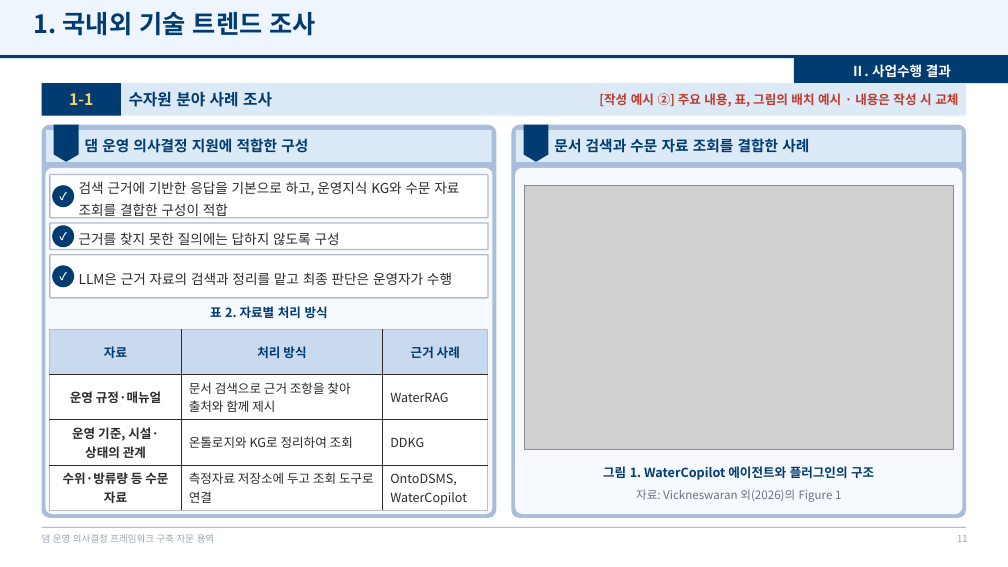
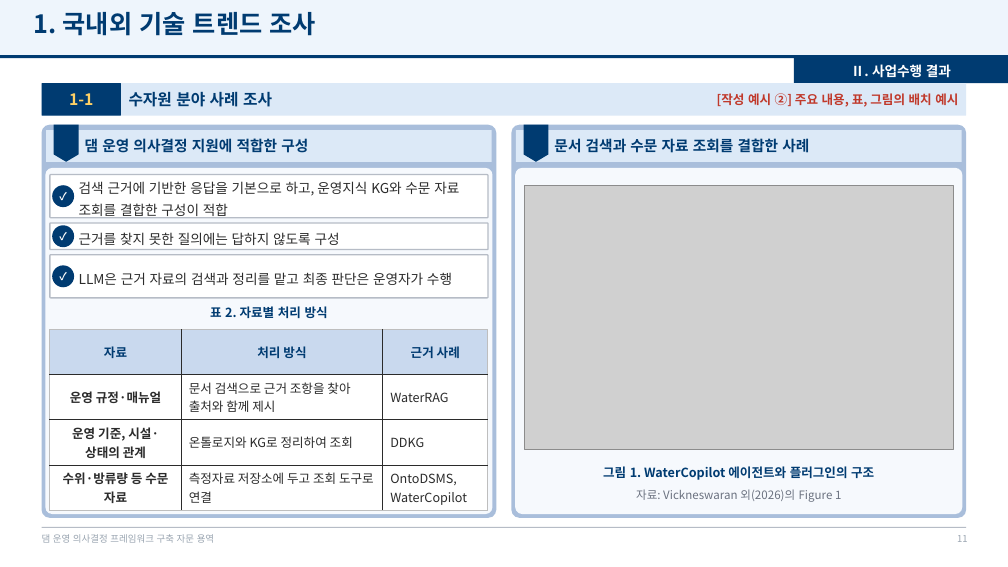
Before and after one commit to mkm1119/KGRAG-LLM, a slide deck: slide 11 of project_khnp/2026.12.09_최종보고회_발표자료_템플릿.pptx. Drawn at 1008x567 pixels with LibreOffice and Linux fonts; fonts in the diff are those of the drawing; grey boxes stand for pictures; background and template pictures are left out. Boxes give left, top, right and bottom in pixels: in the first picture for what was removed or moved away, otherwise in the second. Text is boxed around its words. In the diff, an @@ line names an element or a change of style, - is before the commit and + after.

```diff
--- a/project_khnp/2026.12.09_최종보고회_발표자료_템플릿.pptx
+++ b/project_khnp/2026.12.09_최종보고회_발표자료_템플릿.pptx
@@ text at (x1=717, y1=93, x2=958, y2=107): text changed @@
-[작성 예시 ②] 주요 내용, 표, 그림의 배치 예시 · 내용은 작성 시 교체
+[작성 예시 ②] 주요 내용, 표, 그림의 배치 예시
```
Also in this commit, not shown: 10 other slides changed, 1 slide added, 1 other file.
